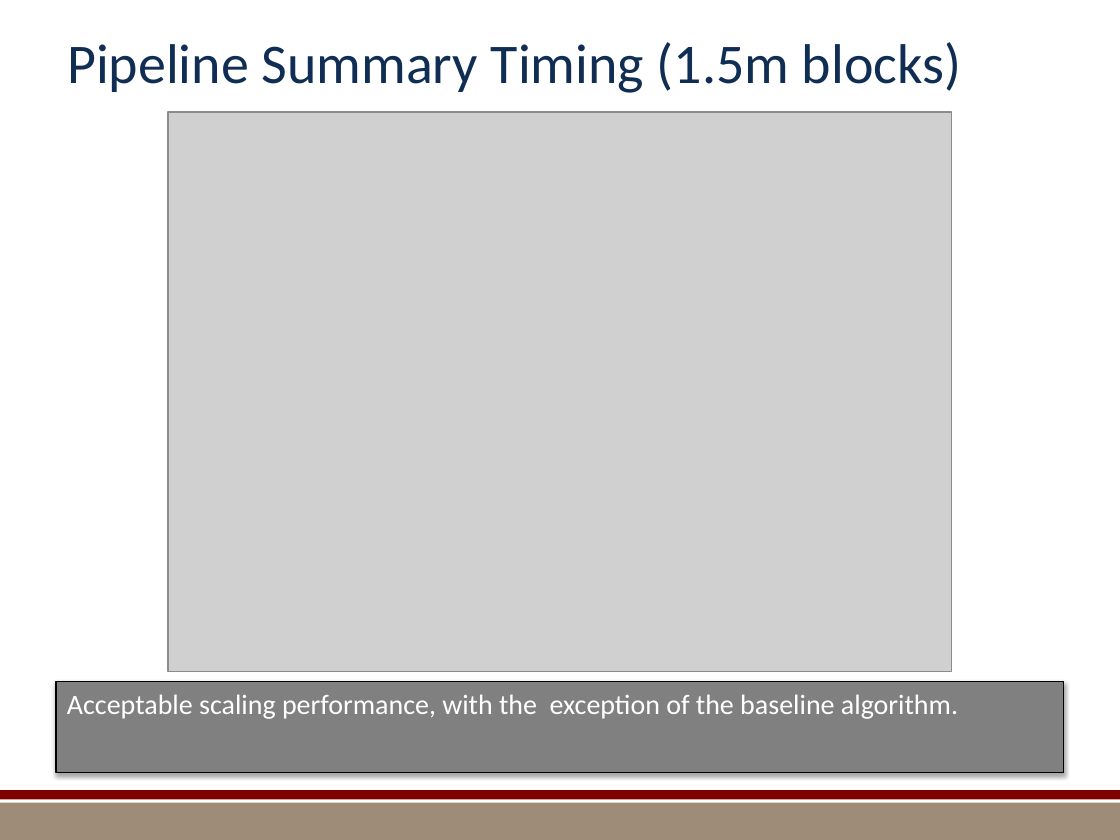
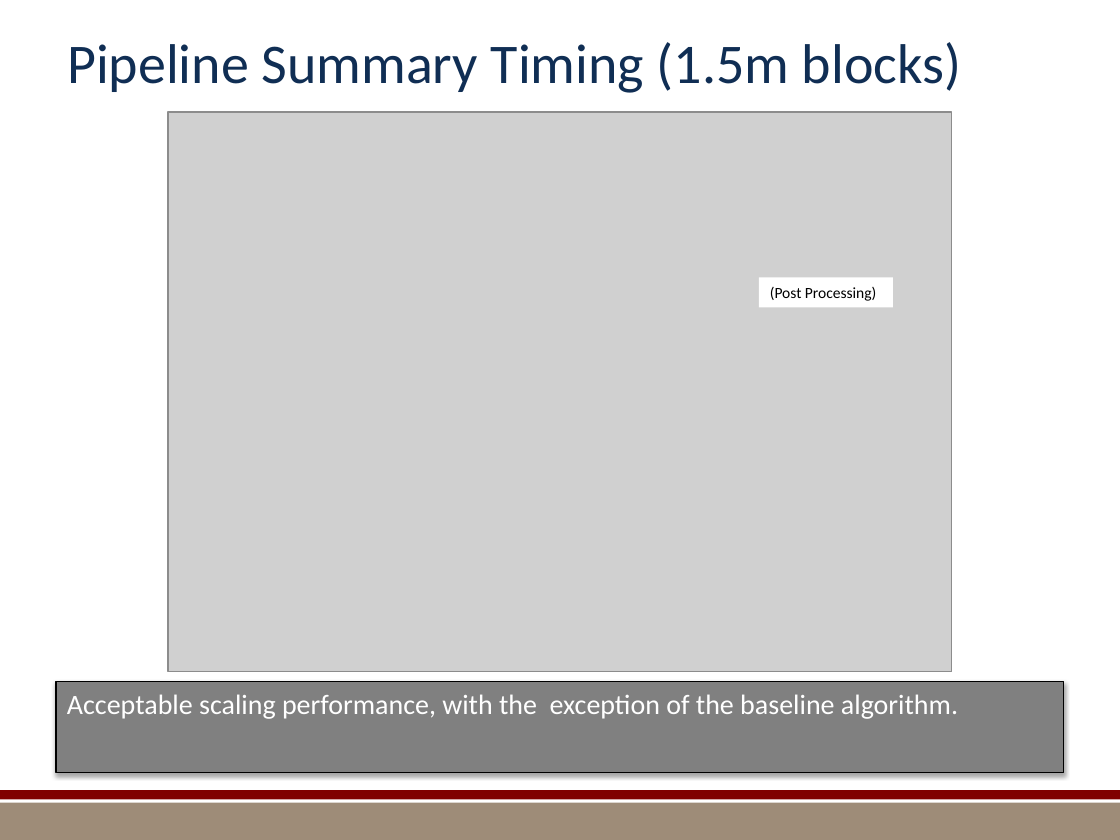
Before and after one commit to kmorel-papers/MilestoneFY13, a slide deck: slide 18 of Summary/SummarySlides.pptx. Drawn at 1120x840 pixels with LibreOffice and Linux fonts; fonts in the diff are those of the drawing; grey boxes stand for pictures; background and template pictures are left out. Boxes give left, top, right and bottom in pixels: in the first picture for what was removed or moved away, otherwise in the second. Text is boxed around its words. In the diff, an @@ line names an element or a change of style, - is before the commit and + after.

Commit message:
Updating 'post-processing' text on plots

```diff
--- a/Summary/SummarySlides.pptx
+++ b/Summary/SummarySlides.pptx
@@ rectangle added at (759, 278, 894, 308), fill #FFFFFF, 10 pt, text #000000 @@
+(Post Processing)
```
Also in this commit, not shown: 5 other slides changed.
